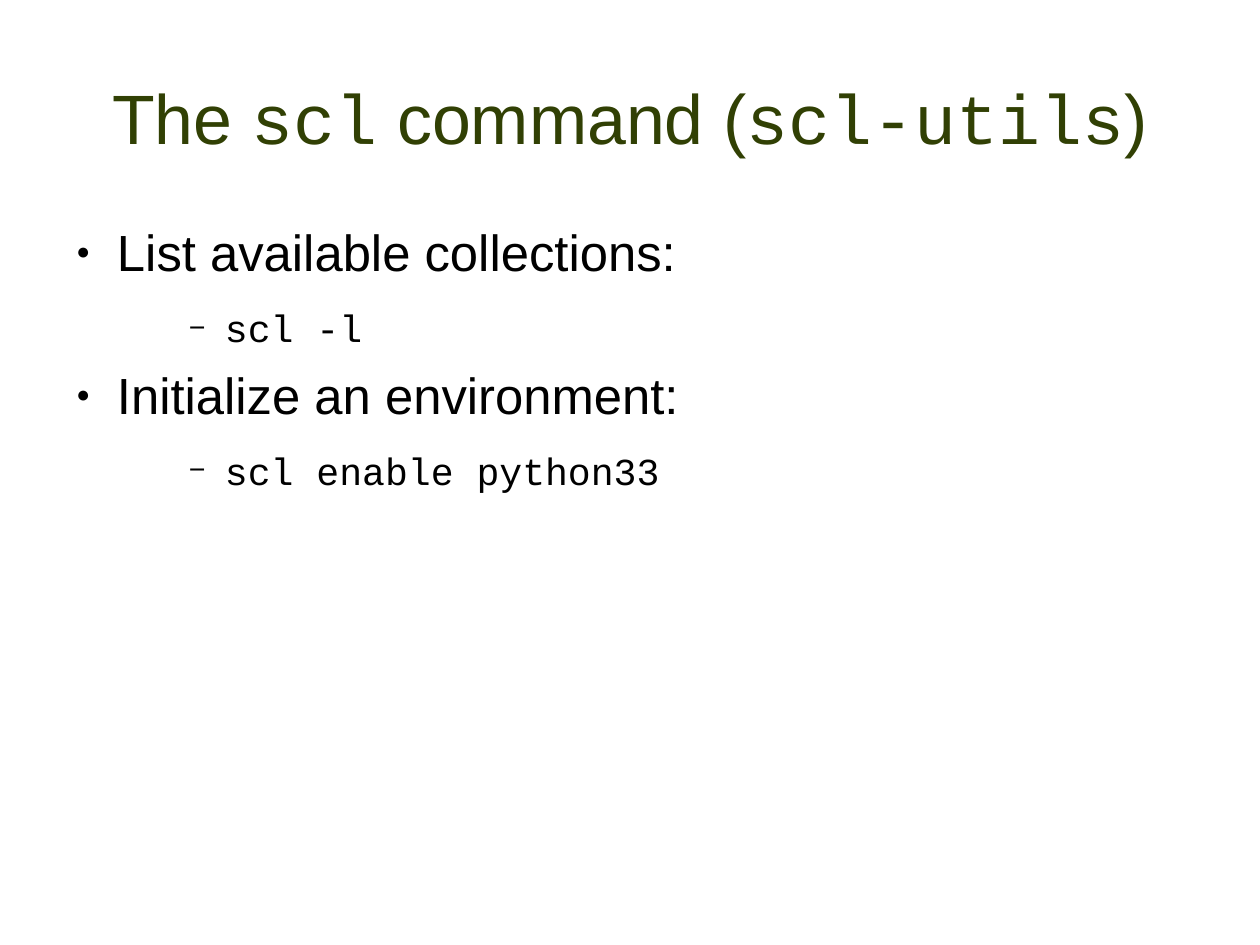
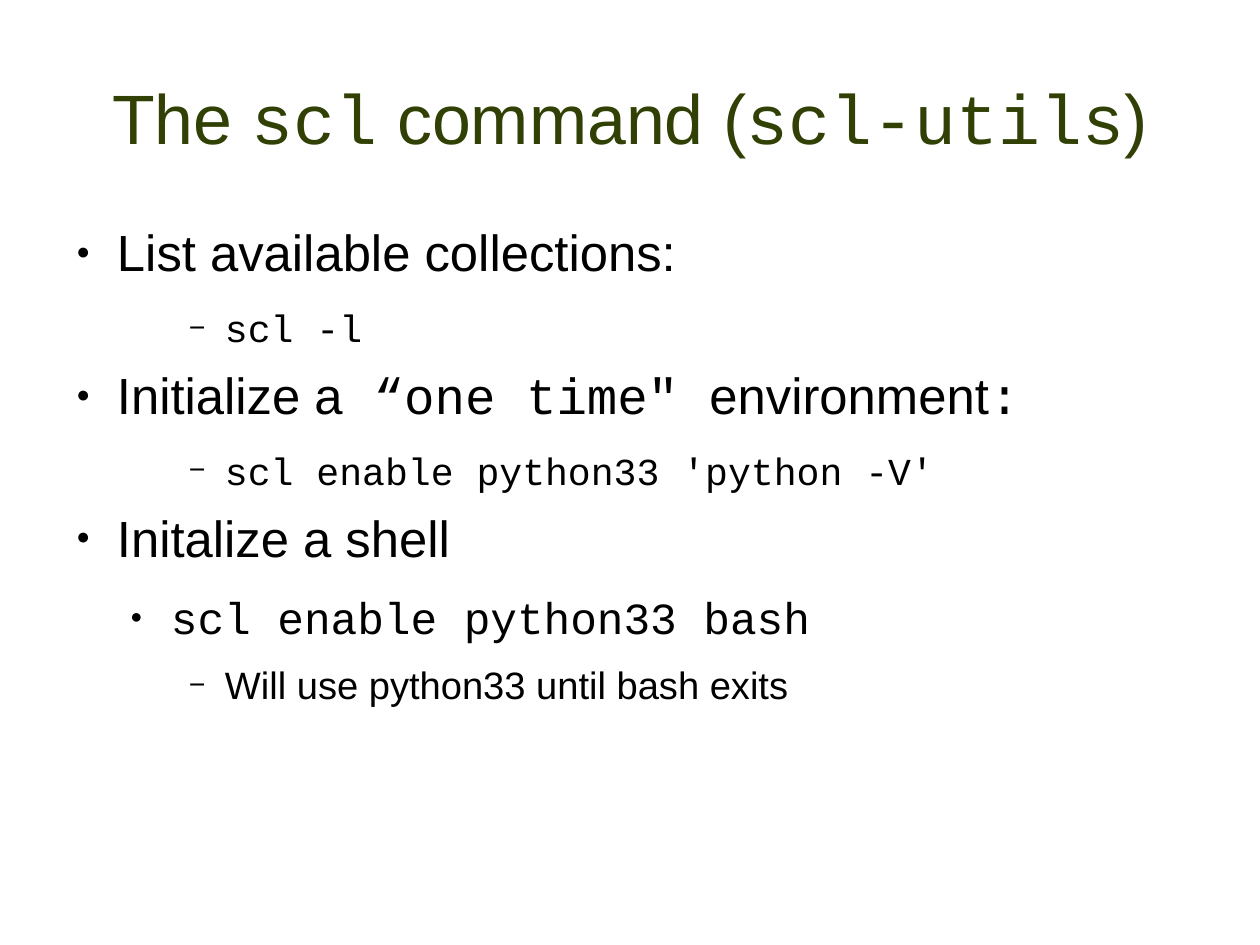
Before and after one commit to misterbonnie/presentations, a slide deck: slide 21 of lugdec14.odp (slide 19 before the commit). Drawn at 1260x945 pixels with LibreOffice and Linux fonts; fonts in the diff are those of the drawing; background and template pictures are left out. Boxes give left, top, right and bottom in pixels: in the first picture for what was removed or moved away, otherwise in the second. Text is boxed around its words. In the diff, an @@ line names an element or a change of style, - is before the commit and + after.

```diff
--- a/lugdec14.odp
+++ b/lugdec14.odp
@@ text at box(117, 377, 1019, 707): text changed; size 32 to 24 pt @@
-● Initialize an environment:
-    − scl enable python33
+● Initialize a “one time" environment:
+    − scl enable python33 'python -V'
+● Initalize a shell
+  ● scl enable python33 bash
+    − Will use python33 until bash exits
```
Also in this commit, not shown: 4 other slides changed, 2 slides added, 2 slides removed.
